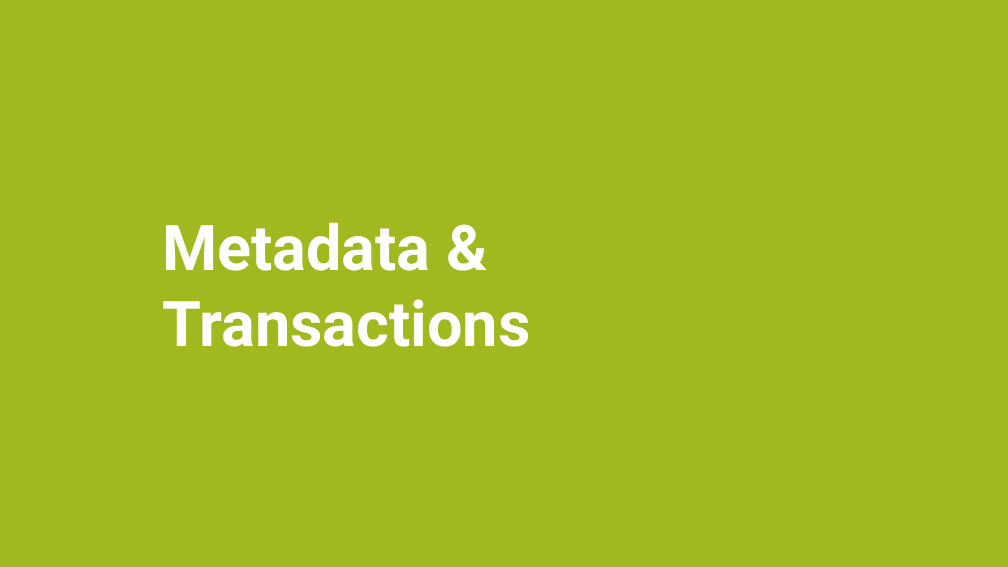
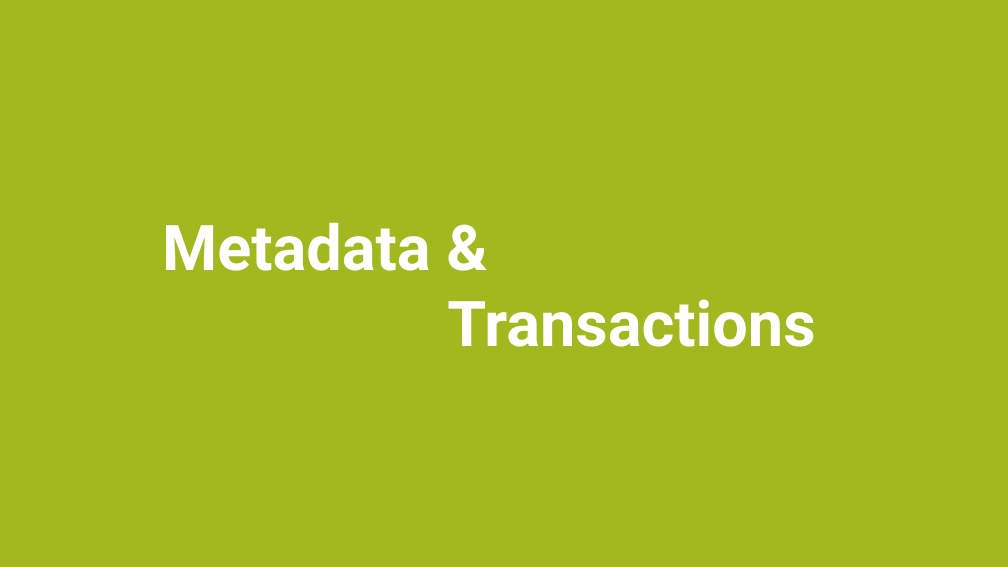
Before and after one commit to lahcenrahlaoui/Wingardium_Leviosaaaa, a slide deck: slide 55 of Presentation-projet-SQLite (1) - Copy.pptx (slide 50 before the commit). Drawn at 1008x567 pixels with LibreOffice and Linux fonts; fonts in the diff are those of the drawing. Boxes give left, top, right and bottom in pixels: in the first picture for what was removed or moved away, otherwise in the second. Text is boxed around its words. In the diff, an @@ line names an element or a change of style, - is before the commit and + after.

```diff
--- a/Presentation-projet-SQLite (1) - Copy.pptx
+++ b/Presentation-projet-SQLite (1) - Copy.pptx
@@ text at (x1=162, y1=222, x2=815, y2=347): text changed @@
-Metadata & Transactions
+Metadata &
+Transactions
```
Also in this commit, not shown: 14 other slides changed, 14 slides added, 9 slides removed.
